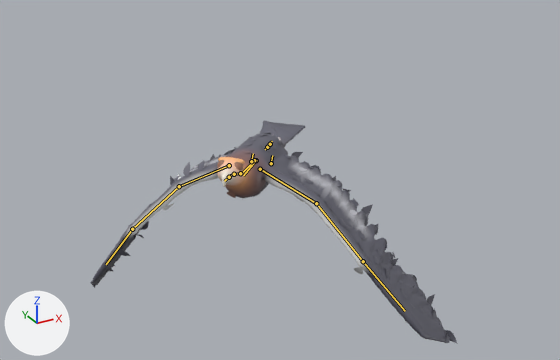
What one commit did to the glTF model game/art/models/california_condor.glb.
One viewpoint serves both versions: a 50 mm camera at (-1.87, -3.69, 2.72) aimed at (0.18, 0.05, 0.85). Arrows for +X, +Y and +Z are at lower left; the lights stay in place. The older version comes first. Both versions are drawn at frame 9 of the action 'victory'; the numbers are the values there. The bones that bend it are drawn over the model as lines.

Objects in the first picture: 'california_condor_movie'.
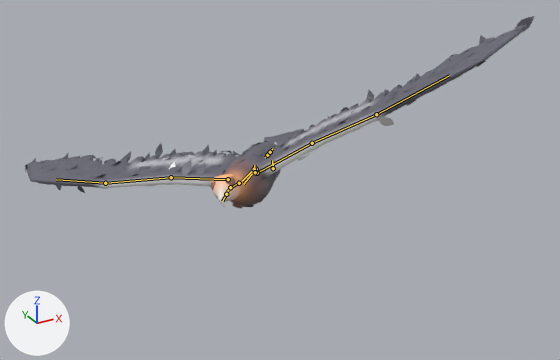
The change, as JSON lines over the scene's bpy script:
```json
{"block": "bone_root", "where": "bone_root = bpy.data.objects['california_condor_rig'].pose.bones['root']"}
{"op": "set", "path": "bone_root.location", "old": "(0.0, 0.0, 0.129)", "new": "(0.0, 0.0, 0.076)"}
{"op": "set", "path": "bone_root.rotation_quaternion", "old": "(0.382, 0.0, 0.0, 0.923)", "new": "(0.376, -0.161, 0.067, 0.909)", "note": "degrees (0, 0, 135) -> degrees (0, 20, 135)"}
{"block": "bone_neck", "where": "bone_neck = bpy.data.objects['california_condor_rig'].pose.bones['neck']  # child of 'chest'"}
{"op": "set", "path": "bone_neck.rotation_quaternion", "old": "(0.995, 0.1, 0.0, 0.0)", "new": "(1.0, 0.0, 0.0, 0.0)", "note": "degrees (12, 0, 0) -> degrees (0, 0, 0)"}
{"block": "bone_head", "where": "bone_head = bpy.data.objects['california_condor_rig'].pose.bones['head']  # child of 'neck'"}
{"op": "set", "path": "bone_head.rotation_quaternion", "old": "(0.992, 0.124, 0.0, 0.0)", "new": "(0.995, 0.1, 0.0, 0.0)", "note": "degrees (14, 0, 0) -> degrees (11, 0, 0)"}
{"block": "bone_wing_upper_l", "where": "bone_wing_upper_l = bpy.data.objects['california_condor_rig'].pose.bones['wing_upper.L']  # child of 'chest'"}
{"op": "set", "path": "bone_wing_upper_l.rotation_quaternion", "old": "(0.965, -0.262, 0.003, -0.011)", "new": "(0.995, 0.1, 0.0, 0.0)", "note": "degrees (-30, 0, -1) -> degrees (11, 0, 0)"}
{"block": "bone_wing_lower_l", "where": "bone_wing_lower_l = bpy.data.objects['california_condor_rig'].pose.bones['wing_lower.L']  # child of 'wing_upper.L'"}
{"op": "set", "path": "bone_wing_lower_l.rotation_quaternion", "old": "(0.992, -0.128, 0.001, -0.007)", "new": "(1.0, 0.0, 0.0, 0.0)", "note": "degrees (-15, 0, -1) -> degrees (0, 0, 0)"}
{"block": "bone_wing_hand_l", "where": "bone_wing_hand_l = bpy.data.objects['california_condor_rig'].pose.bones['wing_hand.L']  # child of 'wing_lower.L'"}
{"op": "set", "path": "bone_wing_hand_l.rotation_quaternion", "old": "(0.998, -0.064, 0.0, -0.005)", "new": "(1.0, 0.0, 0.0, 0.0)", "note": "degrees (-7, 0, -1) -> degrees (0, 0, 0)"}
{"block": "bone_wing_upper_r", "where": "bone_wing_upper_r = bpy.data.objects['california_condor_rig'].pose.bones['wing_upper.R']  # child of 'chest'"}
{"op": "set", "path": "bone_wing_upper_r.rotation_quaternion", "old": "(0.965, -0.262, -0.003, 0.011)", "new": "(0.995, 0.1, 0.0, 0.0)", "note": "degrees (-30, 0, 1) -> degrees (11, 0, 0)"}
{"block": "bone_wing_lower_r", "where": "bone_wing_lower_r = bpy.data.objects['california_condor_rig'].pose.bones['wing_lower.R']  # child of 'wing_upper.R'"}
{"op": "set", "path": "bone_wing_lower_r.rotation_quaternion", "old": "(0.992, -0.128, -0.001, 0.007)", "new": "(1.0, 0.0, 0.0, 0.0)", "note": "degrees (-15, 0, 1) -> degrees (0, 0, 0)"}
{"block": "bone_wing_hand_r", "where": "bone_wing_hand_r = bpy.data.objects['california_condor_rig'].pose.bones['wing_hand.R']  # child of 'wing_lower.R'"}
{"op": "set", "path": "bone_wing_hand_r.rotation_quaternion", "old": "(0.998, -0.064, 0.0, 0.005)", "new": "(1.0, 0.0, 0.0, 0.0)", "note": "degrees (-7, 0, 1) -> degrees (0, 0, 0)"}
{"block": "bone_tail1", "where": "bone_tail1 = bpy.data.objects['california_condor_rig'].pose.bones['tail1']  # child of 'hips'"}
{"op": "set", "path": "bone_tail1.rotation_quaternion", "old": "(-1.0, 0.021, 0.0, 0.0)", "new": "(1.0, 0.0, 0.0, 0.0)", "note": "degrees (-2, 0, 0) -> degrees (0, 0, 0)"}
```

Boxes [x1, y1, x2, y2] around the edits, measured in the pictures (560 x 360 px):
```json
{"object": "california_condor_movie", "change": "posed", "before": [90, 121, 458, 344], "after": [25, 16, 535, 208], "on screen": "38% wider, 14% shorter"}
{"bone": "root", "before": "(256, 160) to (243, 175)", "after": "(256, 169) to (243, 184)"}
{"bone": "neck", "before": "(240, 173) to (234, 174)", "after": "(239, 183) to (230, 187)"}
{"bone": "head", "before": "(234, 174) to (229, 176)", "after": "(230, 187) to (226, 193)"}
{"bone": "wing_upper.L", "before": "(260, 169) to (316, 203)", "after": "(257, 173) to (312, 143)"}
{"bone": "wing_lower.L", "before": "(316, 203) to (363, 261)", "after": "(312, 143) to (376, 114)"}
{"bone": "wing_hand.L", "before": "(363, 261) to (405, 311)", "after": "(376, 114) to (449, 75)"}
{"bone": "wing_upper.R", "before": "(229, 165) to (179, 186)", "after": "(228, 179) to (171, 177)"}
{"bone": "wing_lower.R", "before": "(179, 186) to (132, 229)", "after": "(171, 177) to (105, 183)"}
{"bone": "wing_hand.R", "before": "(132, 229) to (106, 264)", "after": "(105, 183) to (56, 179)"}
{"bone": "tail1", "before": "(270, 144) to (272, 141)", "after": "(270, 152) to (272, 149)"}
```
